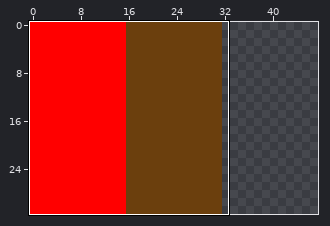
File history of a pixel-art sprite, Assets/_Project/Graphics/Sprites/Items/sprite_corpse.png. Above, an overview of the earlier version with the close-up marked.
Close-up. Before the commit:
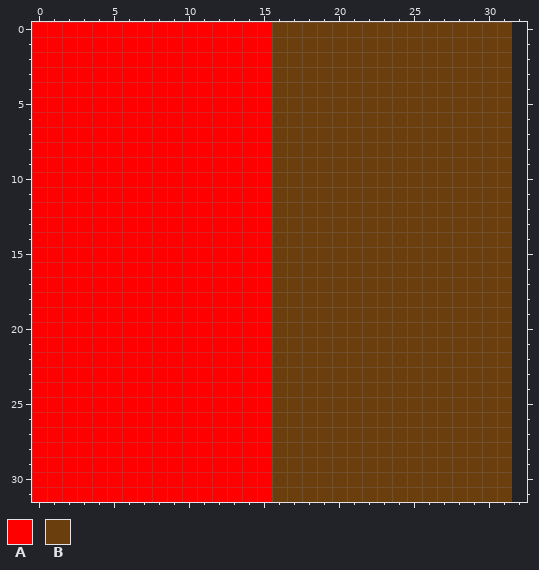
The file is 32x32 pixels. Colours within 5 levels of each other are drawn and written as one. Shown: x 0..32, y 0..31. The old version is drawn lined up with the new one, on the new canvas. The commit also changed other parts of the picture, which this record leaves out.
Palette (. is transparent): A #ff0000  B #6b3f0d
Pixels before, first column x 0:
 0 AAAAAAAAAAAAAAAABBBBBBBBBBBBBBBB
 1 AAAAAAAAAAAAAAAABBBBBBBBBBBBBBBB
 2 AAAAAAAAAAAAAAAABBBBBBBBBBBBBBBB
 3 AAAAAAAAAAAAAAAABBBBBBBBBBBBBBBB
 4 AAAAAAAAAAAAAAAABBBBBBBBBBBBBBBB
 5 AAAAAAAAAAAAAAAABBBBBBBBBBBBBBBB
 6 AAAAAAAAAAAAAAAABBBBBBBBBBBBBBBB
 7 AAAAAAAAAAAAAAAABBBBBBBBBBBBBBBB
 8 AAAAAAAAAAAAAAAABBBBBBBBBBBBBBBB
 9 AAAAAAAAAAAAAAAABBBBBBBBBBBBBBBB
10 AAAAAAAAAAAAAAAABBBBBBBBBBBBBBBB
11 AAAAAAAAAAAAAAAABBBBBBBBBBBBBBBB
12 AAAAAAAAAAAAAAAABBBBBBBBBBBBBBBB
13 AAAAAAAAAAAAAAAABBBBBBBBBBBBBBBB
14 AAAAAAAAAAAAAAAABBBBBBBBBBBBBBBB
15 AAAAAAAAAAAAAAAABBBBBBBBBBBBBBBB
16 AAAAAAAAAAAAAAAABBBBBBBBBBBBBBBB
17 AAAAAAAAAAAAAAAABBBBBBBBBBBBBBBB
18 AAAAAAAAAAAAAAAABBBBBBBBBBBBBBBB
19 AAAAAAAAAAAAAAAABBBBBBBBBBBBBBBB
20 AAAAAAAAAAAAAAAABBBBBBBBBBBBBBBB
21 AAAAAAAAAAAAAAAABBBBBBBBBBBBBBBB
22 AAAAAAAAAAAAAAAABBBBBBBBBBBBBBBB
23 AAAAAAAAAAAAAAAABBBBBBBBBBBBBBBB
24 AAAAAAAAAAAAAAAABBBBBBBBBBBBBBBB
25 AAAAAAAAAAAAAAAABBBBBBBBBBBBBBBB
26 AAAAAAAAAAAAAAAABBBBBBBBBBBBBBBB
27 AAAAAAAAAAAAAAAABBBBBBBBBBBBBBBB
28 AAAAAAAAAAAAAAAABBBBBBBBBBBBBBBB
29 AAAAAAAAAAAAAAAABBBBBBBBBBBBBBBB
30 AAAAAAAAAAAAAAAABBBBBBBBBBBBBBBB
31 AAAAAAAAAAAAAAAABBBBBBBBBBBBBBBB
The result:
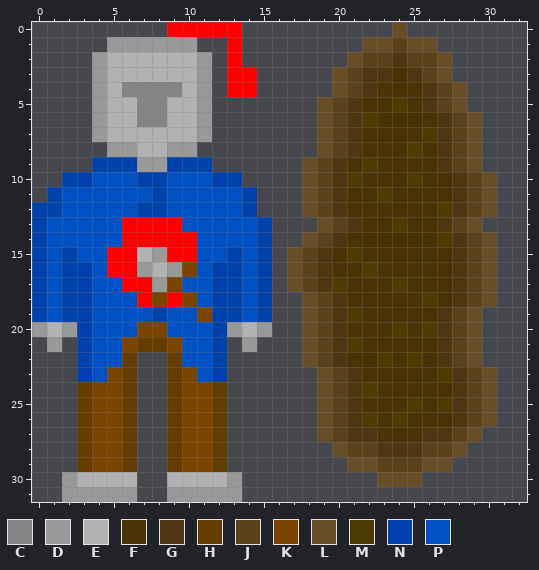
Colours new in this view: C #848484  D #999999  E #b2b2b2  F #4a3405  G #4e3712  H #663d00  J #5a421d  K #7b4400  L #674d28  M #4f3c02  N #0042ab  P #0051c3
What changed:
canvas 32x32 -> 48x32
Changed rows in their new state; - is an unchanged pixel.
first column x 0:
 0 .........-----..........L.......
 1 .....DDDDDD..-........LLJLL.....
 2 ....DEEEEEED.-.......LJJGJJL....
 3 ....DEEEEEED.--.....LJGGFGJL....
 4 ....DECCCCED.--.....LJGFFFGJL...
 5 ....DEECCEED.......LJGFFMFGJL...
 6 ....DEECCEED.......LJGMFFFFGJL..
 7 ....DEEEEEED.......LJGFFFFMGJL..
 8 .....DDEEDD........LJGFFFMFGJL..
 9 ....NNNDDNNN......LJGFMFFFFGJL..
10 ..NNPPPNNPPPNN....LJGMFFFMFFGJL.
11 .NPPPPPPNPPPPPN...LJGFFMFFFFGJL.
12 NNPPPPPNNPPPPPN...LJGFFFFFFMGJL.
13 NPPPPP----PPPPPN...LJGFFMFFGJL..
14 NPPPPP-----PPPPN..LJGFFFFFFMGJL.
15 NPNPP--ED--PPNPN.LJGFMFFFFFFGJL.
16 NPNNP--DEDKPNNPN.LJGFFMFFFFFGJL.
17 NPNNPP--DKPPNNPN.LJGMFFFMFFFGJL.
18 NPNNPPP-K-KPNNPN..LJGFFFFFMFGJL.
19 NPNNPPPPNPPKNNPN..LJGMFFFFFGJL..
20 DEDNPPPKKPPPNDED..LJGFFFMFMGJL..
21 .D.NPPKHHKPPN.D...LJGMFFFFFGJL..
22 ...NPPH..HPPN.....LJGFFMFMFGJL..
23 ...NPKH..HKPN......LJGFFFFFMGJL.
24 ...HKKH..HKKH......LJGMFFFFFGJL.
25 ...HKKH..HKKH......LJGFFFMFMGJL.
26 ...HKKH..HKKH......LJGMFMFFFGJL.
27 ...HKKH..HKKH......LJGGFFFGGJL..
28 ...HKKH..HKKH.......LJJGGGJJL...
29 ...HKKH..HKKH........LLJJJLL....
30 ..DEEEE..EEEED.........LLL......
31 ..DDDDD..DDDDD..................
Boxes around the changes in both close-ups, in picture pixels (x1, y1, x2, y2):
changed: (32, 22, 512, 502)
